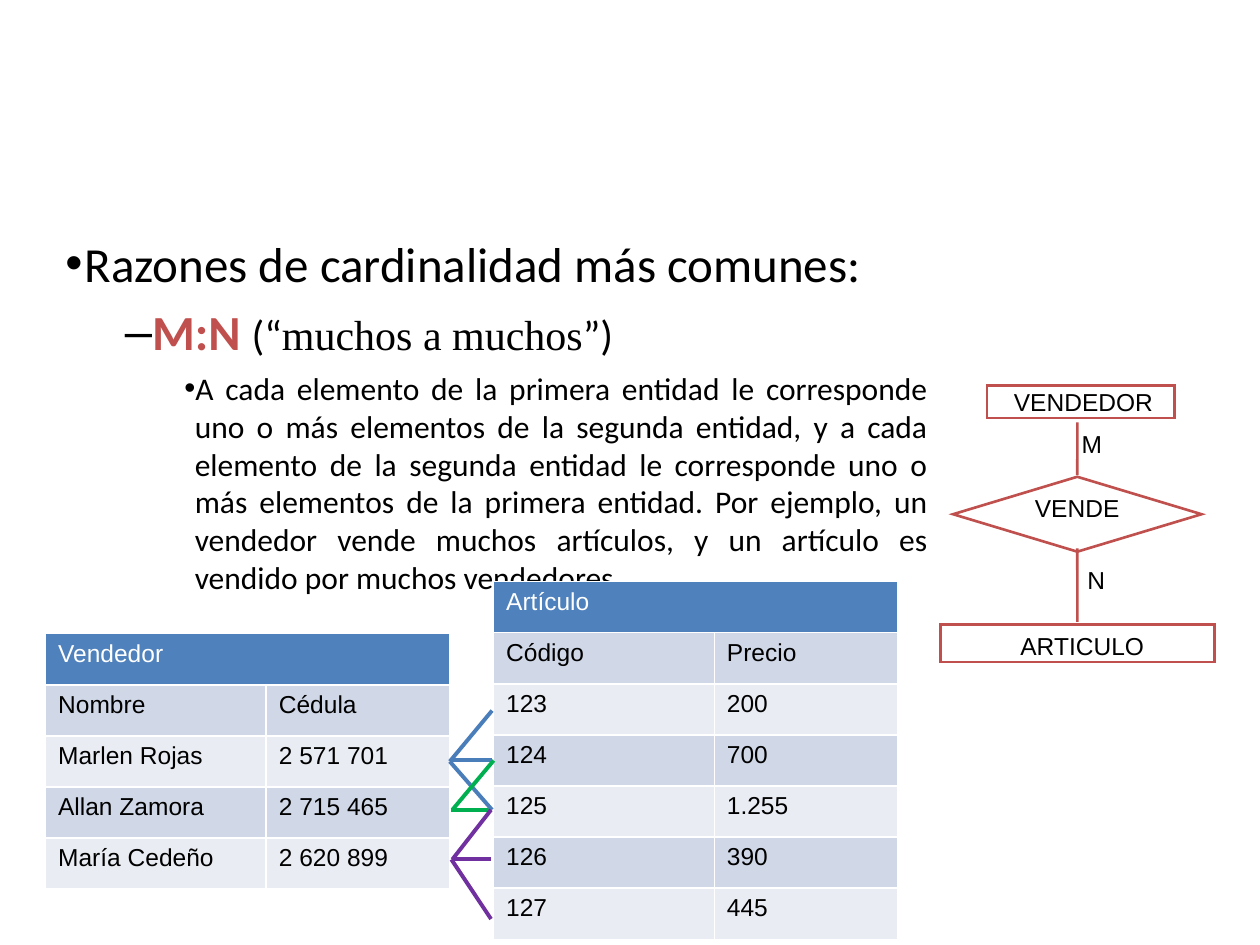
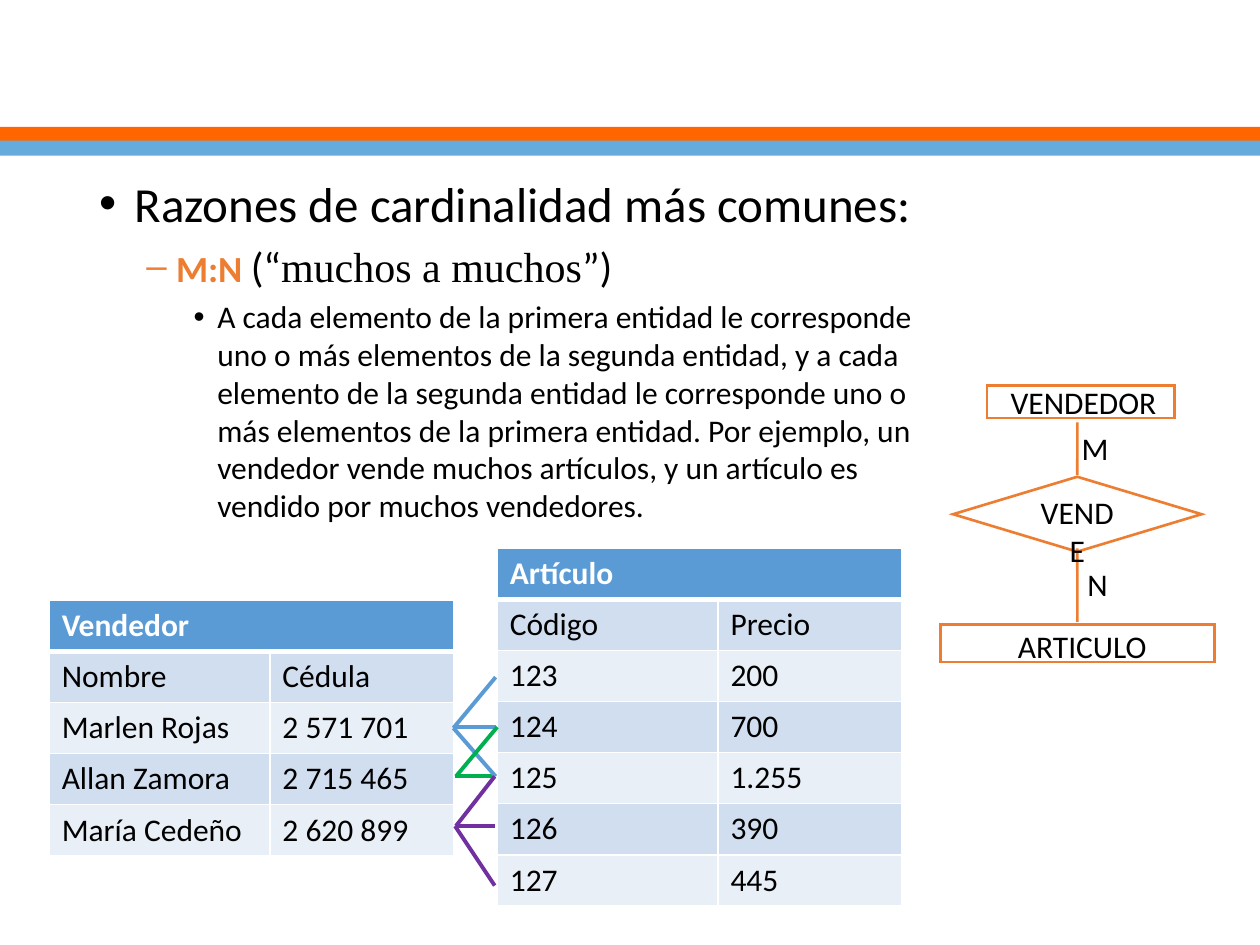
Before and after one commit to ejimenezdelgado/funda_db_martes_tarde_3_2017, a slide deck: slide 45 of Semana 2/Clase2.pptx (slide 44 before the commit). Drawn at 1260x945 pixels with LibreOffice and Linux fonts; fonts in the diff are those of the drawing; background and template pictures are left out. Boxes give left, top, right and bottom in pixels: in the first picture for what was removed or moved away, otherwise in the second. Text is boxed around its words. In the diff, an @@ line names an element or a change of style, - is before the commit and + after.

```diff
--- a/Semana 2/Clase2.pptx
+++ b/Semana 2/Clase2.pptx
@@ title "Modelo entidad-relación: Conceptos" rewrapped from <box>91,25,1215,161</box> to <box>0,0,1260,130</box> @@
@@ rectangle added at <box>0,127,1260,142</box>, fill #FF6600 @@
@@ rectangle added at <box>0,141,1260,156</box>, fill #65ACDD @@
@@ text "Razones de cardinalidad más comunes:": place and size @@
-text "Razones de cardinalidad más comunes:" at <box>85,248,927,596</box>
+text "Razones de cardinalidad más comunes:" at <box>135,188,911,522</box>
@@ text "Razones de cardinalidad más comunes:" at <box>135,188,911,522</box>: size 28 to 21 pt, text colour #C0504D to #ED7D31 in "M:N"; alignment justified to left; indent changed; less space between paragraphs @@
@@ rectangle "VENDEDOR" at <box>987,386,1174,418</box>: size 14 to 18 pt, font Arial to Calibri; outline #C0504D 1.5 pt to #ED7D31 1.5 pt @@
@@ line (1077, 475) - (1077, 422): stroke #C0504D 1.5 pt to #ED7D31 1.5 pt @@
@@ text "M" at <box>1082,439,1109,460</box>: size 14 to 18 pt, font Arial to Calibri; more space between paragraphs @@
@@ diamond at <box>953,476,1201,551</box>: outline #C0504D 1.5 pt to #ED7D31 1.5 pt @@
@@ text "VENDE" at <box>1022,488,1133,530</box>: size 14 to 18 pt, font Arial to Calibri @@
@@ table at <box>498,548,902,906</box> @@
@@ fill #4F81BD to #5B9BD5 in row 1, column 1 @@
@@ fill #D0D8E8 to #D2DEEF in 6 cells @@
@@ fill #E9EDF4 to #EAEFF7 in 6 cells @@
@@ size 14 to 18 pt, font Arial to Calibri @@
@@ bold on in "Artículo" @@
@@ line (1077, 548) - (1077, 621): stroke #C0504D 1.5 pt to #ED7D31 1.5 pt @@
@@ text "N" at <box>1087,575,1107,596</box>: size 14 to 18 pt, font Arial to Calibri; more space between paragraphs @@
@@ table at <box>49,600,454,856</box> @@
@@ fill #4F81BD to #5B9BD5 in row 1, column 1 @@
@@ fill #D0D8E8 to #D2DEEF in 4 cells @@
@@ fill #E9EDF4 to #EAEFF7 in 4 cells @@
@@ size 14 to 18 pt, font Arial to Calibri @@
@@ bold on in "Vendedor" @@
@@ rectangle "ARTICULO" at <box>940,624,1213,662</box>: size 14 to 18 pt, font Arial to Calibri; outline #C0504D 1.5 pt to #ED7D31 1.5 pt @@
@@ line moved from (450, 761) - (493, 810) to (454, 728) - (495, 677) @@
@@ line (454, 728) - (495, 677): stroke #4B7EBC 2.25 pt to #5B9BD5 2.25 pt @@
@@ line moved from (450, 761) - (493, 711) to (454, 728) - (495, 776) @@
@@ line (454, 728) - (495, 776): stroke #4B7EBC 2.25 pt to #5B9BD5 2.25 pt @@
@@ 4 lines, 2 tables: place and size @@
-4 lines, 2 tables at <box>45,582,898,940</box>
+4 lines, 2 tables at <box>49,548,902,906</box>
@@ line (456, 727) - (495, 727): stroke #4B7EBC 2.25 pt to #5B9BD5 2.25 pt @@
@@ line moved from (451, 859) - (491, 919) to (455, 827) - (495, 886) @@
@@ line moved from (452, 859) - (491, 859) to (456, 827) - (495, 827) @@
```
Also in this commit, not shown: 69 other slides changed, 1 slide added, 1 other file.
